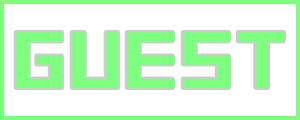
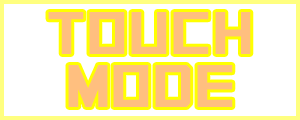
Comparing the layer stacks of the two 300px x 120px images. Changes:
hid "GUEST" over (x1=15, y1=32, x2=284, y2=88)
added layer "mode" above "touch" over (x1=68, y1=65, x2=233, y2=107)
added layer "touch" above "レイヤー 12" over (x1=48, y1=12, x2=251, y2=54)
added layer "レイヤー 13" above "GYRO" over (x1=0, y1=0, x2=300, y2=120)
hid "レイヤー 6" over (x1=0, y1=0, x2=300, y2=120)
showed "レイヤー 1", painted on it over (x1=0, y1=0, x2=300, y2=120)
